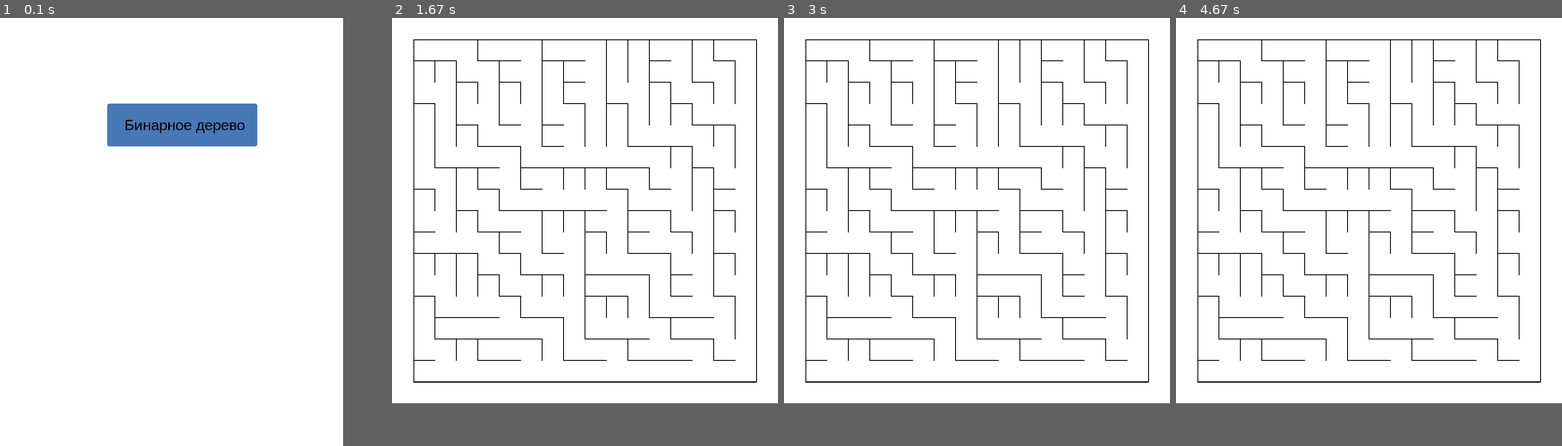
Above: before the commit, frames 1-4 (left to right).
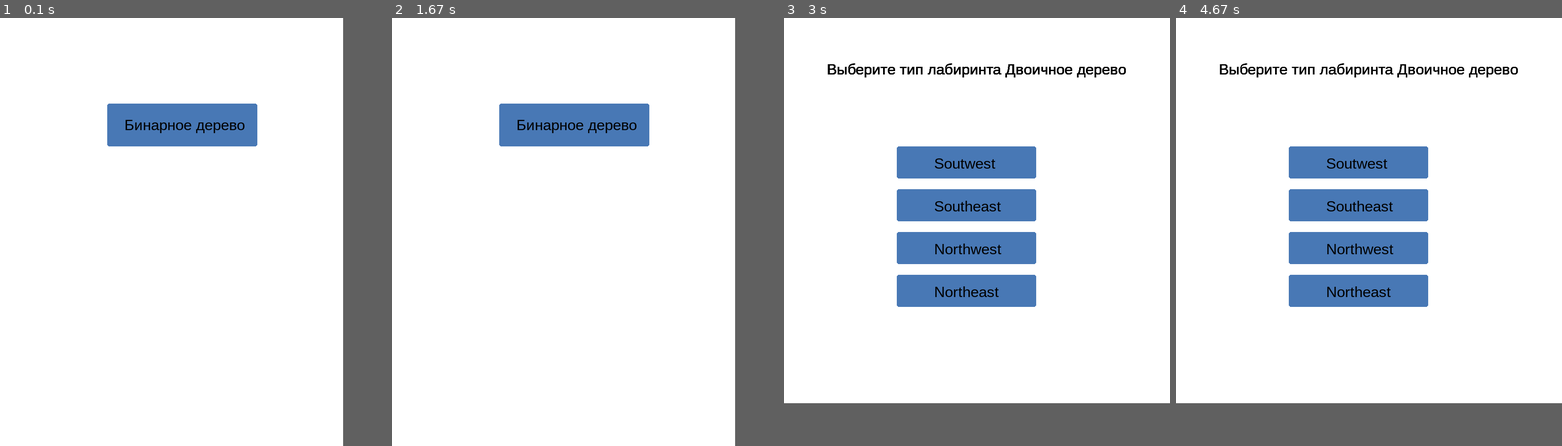
Above: after the commit, the same moments.

Repository: 7malahit7/Top
Game: pygame game, started from project_maze/project_maze.py
Two runs of this game, one before a commit and one after it. Both use one fixed random seed, a clock stepped at 60 frames per second and the inputs below.
Inputs (mouse positions are in pixels of both pictures, inside the frame that each line leads up to):
- Up to frame 1 (0.1 s): no input
- Up to frame 2 (1.67 s): click "Бинарное дерево" at 0.38 s; click (588, 236) at 0.72 s; click (766, 26) at 1.05 s; click (689, 381) at 1.38 s
- Up to frame 3 (3 s): click (965, 125) at 2.72 s, where only the run after the commit has a clickable "Бинарное дерево"
- Up to frame 4 (4.67 s): click (1357, 206) at 3.05 s, where only the run after the commit has a clickable "Southeast"; click (1550, 26) at 3.38 s; click (1453, 223) at 3.72 s; click (1423, 129) at 4.55 s
In our replay, in frame 2 the window is 900x900 before the commit and 800x1000 after it. These sizes can differ from the game's own. Grey fills any space a smaller window leaves; there, only what the larger window draws over its background counts as a difference.

The runs differ from the first frame. In frame 1, 0.1% of the frame differs, in the area x 32-64%, y 23-27%; in frame 2, 7.0%; in frame 3, 14%, in the area x 5-95%, y 5-86%; in frame 4, 14%.

Commit message:
Update defmenu.py

Diff:
--- a/project_maze/defmenu.py
+++ b/project_maze/defmenu.py
@@ -1,29 +1,116 @@
 from globals import *
 from bin_tree import *
 font = pygame.font.SysFont('Arial',35)
-hw = font.render("Бинарное дерево",False,BLACK)
-Button1_X = 250
-Button1_Y = 200
-Button1_Size_W = 350
-Button1_Size_H = 100
-
-def BT():
+font2 = pygame.font.SysFont("timesnewroman",60)
+text_x = width/2-100
+color1 = (72, 168, 181)
+color2 = (72, 120, 181)
+def BT(arg):
     is_working = True
     screen = pygame.display.set_mode((width,height))
     screen.fill(WHITE)
     draw_filled_board()
-    draw_bin_tree("SE")
+    draw_bin_tree(arg)
     draw_border()
+    pygame.draw.rect(screen,(255,0,0),(board_size*cell_size+GAP,0,50,51))
+    pygame.draw.line(screen,(WHITE),[board_size*cell_size+GAP+5,5],[board_size*cell_size+GAP+45,45],3)
+    pygame.draw.line(screen,(WHITE),[board_size*cell_size+GAP+5,45],[board_size*cell_size+GAP+45,5],3)
+    pygame.draw.rect(screen,(35, 140, 72),(board_size*cell_size,0,50,50))
+    i = font2.render("i",True,WHITE)
+    screen.blit(i,(board_size*cell_size+18,-8))
     pygame.display.flip()
     while(is_working):
         for event in pygame.event.get():
             if event.type == pygame.QUIT:
                 is_working = False
+            if event.type == pygame.MOUSEBUTTONDOWN:
+                mouse = pygame.mouse.get_pos()
+                if mouse[0] >= board_size*cell_size+GAP and mouse[0] <= board_size*cell_size+GAP+GAP and mouse[1]>= 0 and mouse[1]<=50:
+                    is_working = False
+                    Menu()
 
+def dirChose():
+    b_x = text_x-text_x//4
+
+    b1_color = color1
+    b1_y = 300
+    b_w = 325
+    b_h = 75
+
+    b2_color = color1
+    b2_y = 400
+
+    b3_color = color1
+    b3_y = 500
+
+    b4_color = color1
+    b4_y = 600
+
+    sw = font.render("Soutwest",True,BLACK)
+    se = font.render("Southeast",True,BLACK)
+    nw = font.render("Northwest",True,BLACK)
+    ne = font.render("Northeast",True,BLACK)
+    info = font.render("Выберите тип лабиринта Двоичное дерево",True,BLACK)
+    is_working = True
+    screen = pygame.display.set_mode((width,height))
+    screen.fill(WHITE)
+
+    pygame.display.flip()
+    while(is_working):
+        pygame.draw.rect(screen,b1_color,(b_x,b1_y,b_w,b_h),border_radius=5)
+        screen.blit(sw,(text_x,320))
+
+        pygame.draw.rect(screen,b2_color,(b_x,b2_y,b_w,b_h),border_radius=5)
+        screen.blit(se,(text_x,420))
+
+        pygame.draw.rect(screen,b3_color,(b_x,b3_y,b_w,b_h),border_radius=5)
+        screen.blit(nw,(text_x,520))
+
+        pygame.draw.rect(screen,b4_color,(b_x,b4_y,b_w,b_h),border_radius=5)
+        screen.blit(ne,(text_x,620))
+
+        screen.blit(info,(100,100))
+        for event in pygame.event.get():
+            mouse = pygame.mouse.get_pos()
+            if event.type == pygame.QUIT:
+                is_working = False
+            if event.type == pygame.MOUSEBUTTONDOWN:
+                if mouse[0] >= b_x and mouse[0] <= b_x+b_w and mouse[1]>= b1_y and mouse[1]<=b1_y+b_h:
+                    is_working = False
+                    return BT("SW")
+                if mouse[0] >= b_x and mouse[0] <= b_x+b_w and mouse[1]>= b2_y and mouse[1]<=b2_y+b_h:
+                    is_working = False
+                    return BT("SE")
+                if mouse[0] >= b_x and mouse[0] <= b_x+b_w and mouse[1]>= b3_y and mouse[1]<=b3_y+b_h:
+                    is_working = False
+                    return BT("NW")
+                if mouse[0] >= b_x and mouse[0] <= b_x+b_w and mouse[1]>= b4_y and mouse[1]<=b4_y+b_h:
+                    is_working = False
+                    return BT("NE")
+            if mouse[0] >= b_x and mouse[0] <= b_x+b_w and mouse[1]>= b1_y and mouse[1]<=b1_y+b_h:
+                b1_color = color1
+            else:
+                b1_color = color2
+            if mouse[0] >= b_x and mouse[0] <= b_x+b_w and mouse[1]>= b2_y and mouse[1]<=b2_y+b_h:
+                b2_color = color1
+            else:
+                b2_color = color2
+            if mouse[0] >= b_x and mouse[0] <= b_x+b_w and mouse[1]>= b3_y and mouse[1]<=b3_y+b_h:
+                b3_color = color1
+            else:
+                b3_color = color2
+            if mouse[0] >= b_x and mouse[0] <= b_x+b_w and mouse[1]>= b4_y and mouse[1]<=b4_y+b_h:
+                b4_color = color1
+            else:
+                b4_color = color2
+        pygame.display.flip()
 def Menu():
-    button_color = (72, 168, 181)
-    color1 = (72, 168, 181)
-    color2 = (72, 120, 181)
+    hw = font.render("Бинарное дерево",True,BLACK)
+    Button1_X = 250
+    Button1_Y = 200
+    Button1_Size_W = 350
+    Button1_Size_H = 100
+    button_color = color1
     is_working = True
     screen = pygame.display.set_mode((800,1000))
     screen.fill(WHITE)
@@ -40,7 +127,6 @@
                 button_color = color2
             if event.type == pygame.MOUSEBUTTONDOWN:
                 if mouse[0] >= Button1_X and mouse[0] <= Button1_X+Button1_Size_W and mouse[1]>= Button1_Y and mouse[1]<=Button1_Y+Button1_Size_H:
-                    BT()
-                    pygame.display.flip()
                     is_working = False
+                    return dirChose()
         pygame.display.flip()
